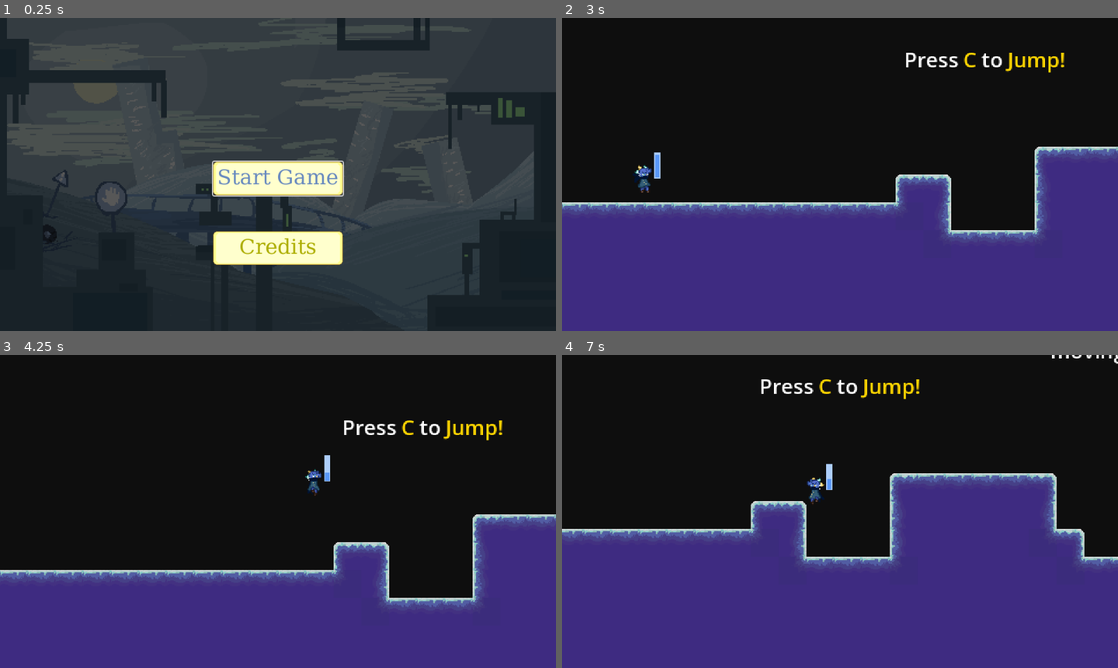
Above: before the commit, frames 1-4 (two rows, left to right).
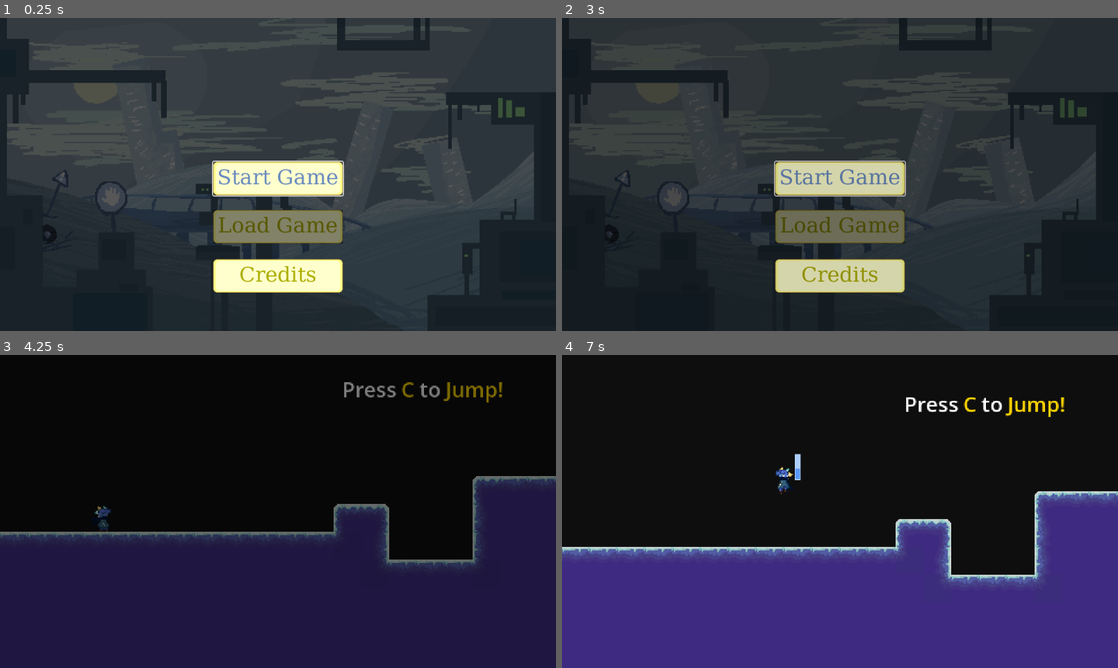
Above: after the commit, the same moments.

Repository: luminous-sky/2026-Fall-Game-Jam
Game: Godot game, scene res://menu/main_menu.tscn
Two runs of this game, one before a commit and one after it. Both use one fixed random seed, a clock stepped at 60 frames per second and the inputs below. This scene is started directly instead of the project's main scene.
Inputs (mouse positions are in pixels of both pictures, inside the frame that each line leads up to):
- Up to frame 1 (0.25 s): no input
- Up to frame 2 (3 s): click "Credits" at 0.5 s; click "Start Game" at 1.25 s; click "Start Game" at 2 s; tap Enter at 2.75 s; move the mouse to (962, 158) at 2.77 s; hold Right (move_right) from 2.78 s (still down); tap X (dash) at 2.85 s
- Up to frame 3 (4.25 s): keep holding Right (move_right); tap C (jump) at 3.02, 3.77 s; move the mouse to (166, 527) at 3.52 s; tap Z (interact) at 3.6 s
- Up to frame 4 (7 s): move the mouse to (895, 442) at 4.27 s; release Right (move_right) at 4.28 s; hold Left (move_left) 4.28-5.03 s; tap X (dash) at 4.35, 5.85 s; move the mouse to (812, 574) at 5.02 s; hold Right (move_right) 5.03-6.53 s; tap Z (interact) at 5.1, 6.6 s; tap C (jump) at 5.27, 6.02, 6.77 s; move the mouse to (1006, 558) at 5.77 s; move the mouse to (673, 464) at 6.52 s; hold Left (move_left) from 6.53 s (still down)

The runs differ from the first frame. In frame 1, 6.0% of the frame differs, in the area x 38-62%, y 61-88%; in frame 2, 94%, in the area x 0-100%, y 0-100%; in frame 3, 47%; in frame 4, 18%.

Commit message:
Reorganize files, create save system
Move intro level scripts into the intro folder.

Create a basic save system which loads the last level on game start and
saves the current level on game close.

Diff:
--- /dev/null
+++ b/src/globals/game_data.gd
@@ -0,0 +1,60 @@
+extends Node
+
+enum AREAS {
+	INTRO,
+	MAIN,
+	FINAL,
+}
+
+static var current_area: AREAS
+static var current_level: String
+static var data_loaded: bool = false
+
+
+const SAVE_FILE: StringName = "user://save.urevs"
+
+
+func _ready() -> void:
+	# Load data on game start
+	var data = load_data()
+	if not data:
+		return
+
+	current_area = data["area"]
+	current_level = data["level"]
+
+	data_loaded = true
+
+
+func _notification(what: int) -> void:
+	if what == NOTIFICATION_WM_CLOSE_REQUEST:
+		# Save data on close
+		save_data()
+
+
+## Loads data from [const SAVE_FILE].
+func load_data():
+	# Check if a save exists
+	if not FileAccess.file_exists(SAVE_FILE):
+		return null
+
+	# Load data
+	var save_file = FileAccess.open(SAVE_FILE, FileAccess.READ)
+	var json_data = save_file.get_as_text()
+	save_file.close()
+
+	return JSON.to_native(JSON.parse_string(json_data))
+
+
+## Saves data into [const SAVE_FILE].
+func save_data():
+	var data = {
+		"area": current_area,
+		"level": current_level
+	}
+
+	var json_data = JSON.stringify(JSON.from_native(data))
+
+	var save_file = FileAccess.open(SAVE_FILE, FileAccess.WRITE)
+	save_file.store_string(json_data)
+	save_file.close()
--- a/src/levels/intro/intro3.tscn
+++ b/src/levels/intro/intro3.tscn
@@ -8,7 +8,7 @@
 [ext_resource type="PackedScene" uid="uid://wwyd25gqit03" path="res://player/player.tscn" id="6_lw0yu"]
 [ext_resource type="Script" uid="uid://dhv7xlqyhiu5o" path="res://levels/end_area.gd" id="7_47a12"]
 [ext_resource type="PackedScene" uid="uid://deoxfbibexelg" path="res://orb/orb.tscn" id="8_mj76i"]
-[ext_resource type="Script" uid="uid://b0q88vqpewd78" path="res://levels/level_4_orb_label.gd" id="9_mdw0g"]
+[ext_resource type="Script" uid="uid://b0q88vqpewd78" path="res://levels/intro/level_3_orb_label.gd" id="9_mdw0g"]
 
 [sub_resource type="TileSetAtlasSource" id="TileSetAtlasSource_py88r"]
 texture = ExtResource("2_mdw0g")
--- a/src/levels/level.gd
+++ b/src/levels/level.gd
@@ -10,3 +10,14 @@
 ## Overrides the camera's zoom.
 ## If the override is set to 0.0, the camera zoom is reset.
 @export var zoom_override: float
+
+@export var current_area: GameData.AREAS
+
+
+# On level load, save the current level and area
+func _ready() -> void:
+	var current_level: String = get_tree().current_scene.scene_file_path
+
+	GameData.current_area = current_area
+	GameData.current_level = current_level
+	GameData.save_data()
--- /dev/null
+++ b/src/menu/load_button.gd
@@ -0,0 +1,18 @@
+extends Button
+
+
+func _ready() -> void:
+	if GameData.data_loaded:
+		$Disabled.visible = false
+		disabled = false
+
+
+func _on_pressed() -> void:
+	# Change to the correct level
+	if not disabled:
+		var next_level = GameData.current_level
+		Transition.transition_scene(next_level)
+
+
+func _on_mouse_entered() -> void:
+	grab_focus()
--- a/src/menu/main_menu.tscn
+++ b/src/menu/main_menu.tscn
@@ -5,6 +5,7 @@
 [ext_resource type="Texture2D" uid="uid://blih03joc84y2" path="res://assets/world/button_norm.png" id="2_f5okj"]
 [ext_resource type="Script" uid="uid://byd37a22a36x" path="res://menu/start_button.gd" id="3_1x3cv"]
 [ext_resource type="Script" uid="uid://dx8gio1ordf1p" path="res://menu/credits_button.gd" id="5_jc45y"]
+[ext_resource type="Script" uid="uid://d1vn4ebt53oub" path="res://menu/load_button.gd" id="5_s8mfa"]
 
 [sub_resource type="SystemFont" id="SystemFont_moqhw"]
 font_names = PackedStringArray("Monospace")
@@ -52,7 +53,7 @@
 offset_right = 112.0
 offset_bottom = 306.0
 grow_horizontal = 2
-focus_neighbor_bottom = NodePath("../CreditsButton")
+focus_neighbor_bottom = NodePath("../LoadButton")
 theme_override_colors/font_color = Color(0.6745098, 0.6784314, 0, 1)
 theme_override_colors/font_focus_color = Color(0.40392157, 0.5372549, 0.7490196, 1)
 theme_override_colors/font_pressed_color = Color(0.40392157, 0.5372549, 0.7490196, 1)
@@ -79,6 +80,55 @@
 patch_margin_right = 16
 patch_margin_bottom = 16
 
+[node name="LoadButton" type="Button" parent="." unique_id=694344491]
+z_index = 1
+layout_mode = 1
+anchors_preset = 5
+anchor_left = 0.5
+anchor_right = 0.5
+offset_left = -112.0
+offset_top = 331.0
+offset_right = 112.0
+offset_bottom = 389.0
+grow_horizontal = 2
+focus_neighbor_top = NodePath("../StartButton")
+focus_neighbor_bottom = NodePath("../CreditsButton")
+theme_override_colors/font_color = Color(0.6745098, 0.6784314, 0, 1)
+theme_override_colors/font_focus_color = Color(0.40392157, 0.5372549, 0.7490196, 1)
+theme_override_colors/font_pressed_color = Color(0.40392157, 0.5372549, 0.7490196, 1)
+theme_override_colors/font_hover_color = Color(0.40392157, 0.5372549, 0.7490196, 1)
+theme_override_colors/font_hover_pressed_color = Color(0.40392157, 0.5372549, 0.7490196, 1)
+theme_override_colors/font_disabled_color = Color(0.6745098, 0.6784314, 0, 1)
+theme_override_fonts/font = SubResource("SystemFont_moqhw")
+theme_override_font_sizes/font_size = 36
+disabled = true
+text = "Load Game"
+flat = true
+script = ExtResource("5_s8mfa")
+
+[node name="NinePatchRect" type="NinePatchRect" parent="LoadButton" unique_id=1489647391]
+z_index = -1
+layout_mode = 1
+anchors_preset = 15
+anchor_right = 1.0
+anchor_bottom = 1.0
+grow_horizontal = 2
+grow_vertical = 2
+texture = ExtResource("2_f5okj")
+patch_margin_left = 16
+patch_margin_top = 16
+patch_margin_right = 16
+patch_margin_bottom = 16
+
+[node name="Disabled" type="ColorRect" parent="LoadButton" unique_id=438880634]
+layout_mode = 1
+anchors_preset = 15
+anchor_right = 1.0
+anchor_bottom = 1.0
+grow_horizontal = 2
+grow_vertical = 2
+color = Color(0, 0, 0, 0.49019608)
+
 [node name="CreditsButton" type="Button" parent="." unique_id=1523503524]
 z_index = 1
 layout_mode = 1
@@ -86,11 +136,11 @@
 anchor_left = 0.5
 anchor_right = 0.5
 offset_left = -112.0
-offset_top = 368.0
+offset_top = 416.0
 offset_right = 112.0
-offset_bottom = 426.0
-grow_horizontal = 2
-focus_neighbor_top = NodePath("../StartButton")
+offset_bottom = 474.0
+grow_horizontal = 2
+focus_neighbor_top = NodePath("../LoadButton")
 theme_override_colors/font_color = Color(0.6745098, 0.6784314, 0, 1)
 theme_override_colors/font_focus_color = Color(0.40392157, 0.5372549, 0.7490196, 1)
 theme_override_colors/font_pressed_color = Color(0.40392157, 0.5372549, 0.7490196, 1)
@@ -184,5 +234,7 @@
 
 [connection signal="mouse_entered" from="StartButton" to="StartButton" method="_on_mouse_entered"]
 [connection signal="pressed" from="StartButton" to="StartButton" method="_on_pressed"]
+[connection signal="mouse_entered" from="LoadButton" to="LoadButton" method="_on_mouse_entered"]
+[connection signal="pressed" from="LoadButton" to="LoadButton" method="_on_pressed"]
 [connection signal="mouse_entered" from="CreditsButton" to="CreditsButton" method="_on_mouse_entered"]
 [connection signal="pressed" from="CreditsButton" to="CreditsButton" method="_on_pressed"]
--- a/src/menu/start_button.gd
+++ b/src/menu/start_button.gd
@@ -7,8 +7,9 @@
 	if not next_scene:
 		return
 
-	get_tree().change_scene_to_file(next_scene)
+	Transition.transition_scene(next_scene)
 
 
+# TODO: Fix the mouse not selecting the button
 func _on_mouse_entered() -> void:
 	grab_focus()
--- a/src/project.godot
+++ b/src/project.godot
@@ -18,6 +18,7 @@
 [autoload]
 
 Transition="*uid://vjnbxmdox3ho"
+GameData="*uid://bhtqmqlbv3j7g"
 
 [display]
 
Not shown, added: src/globals/game_data.gd.uid
Renamed: src/levels/level_4_orb_label.gd -> src/levels/intro/level_3_orb_label.gd
Renamed: src/levels/level_4_orb_label.gd.uid -> src/levels/intro/level_3_orb_label.gd.uid
Not shown, added: src/menu/load_button.gd.uid
